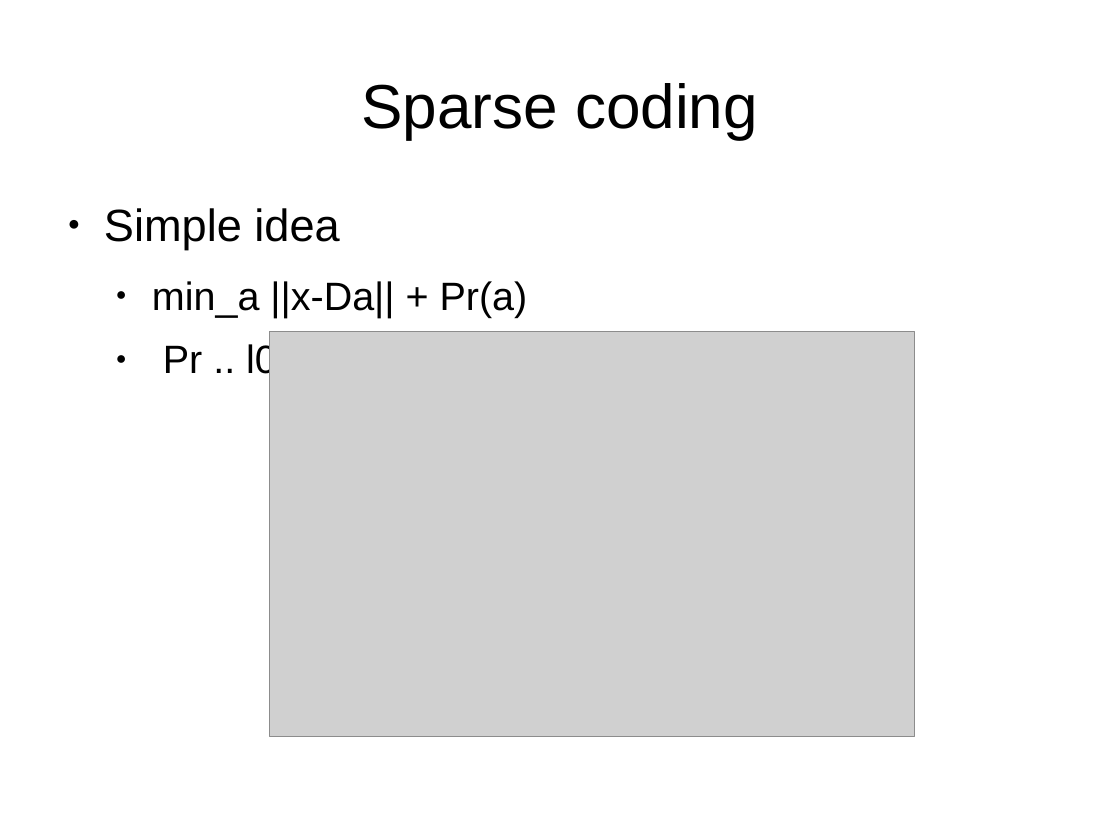
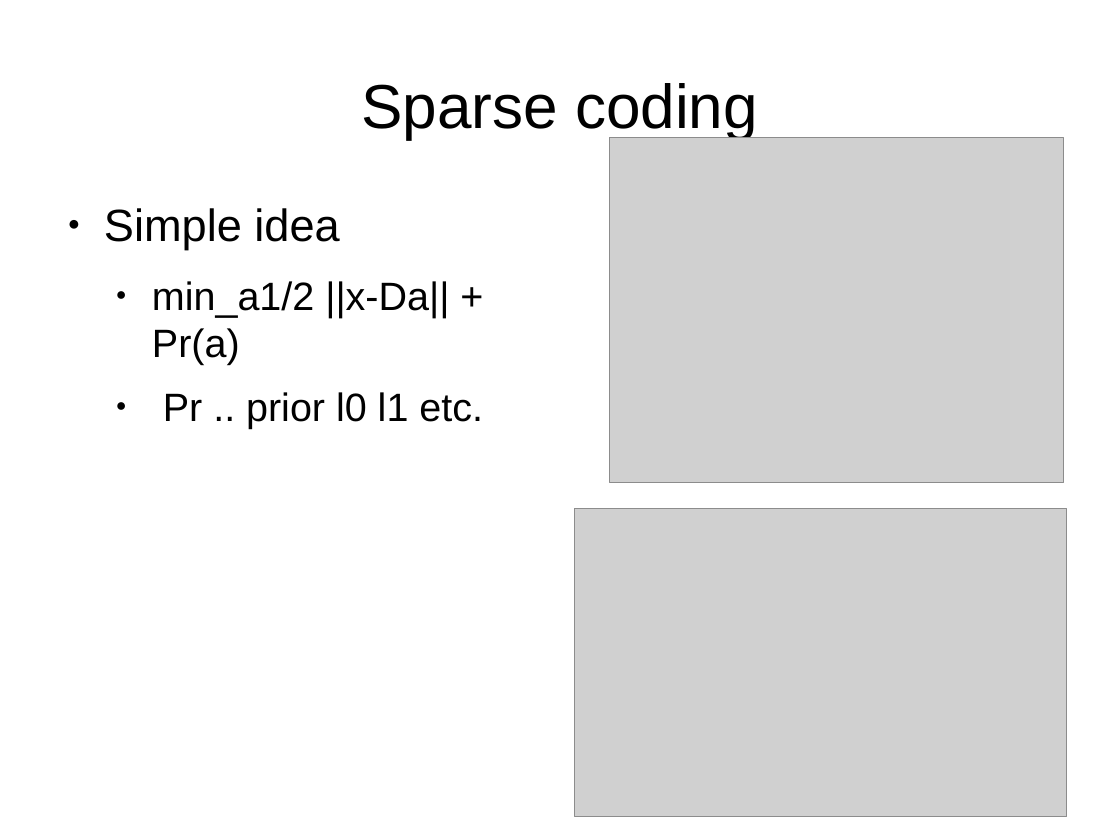
Before and after one commit to Sebu/sprs, a slide deck: slide 7 of progress_report/progress_report.odp. Drawn at 1120x840 pixels with LibreOffice and Linux fonts; fonts in the diff are those of the drawing; grey boxes stand for pictures. Boxes give left, top, right and bottom in pixels: in the first picture for what was removed or moved away, otherwise in the second. Text is boxed around its words. In the diff, an @@ line names an element or a change of style, - is before the commit and + after.

```diff
--- a/progress_report/progress_report.odp
+++ b/progress_report/progress_report.odp
@@ picture added at [610,138,1064,483] @@
@@ text at [152,281,483,428]: text changed @@
-  ● min_a ||x-Da|| + Pr(a)
-  ● Pr .. l0 l1 etc.
+  ● min_a1/2 ||x-Da|| + Pr(a)
+  ● Pr .. prior l0 l1 etc.
@@ picture: place and size @@
-picture at [269,331,915,737]
+picture at [575,508,1067,817]
```
Also in this commit, not shown: 5 other slides changed, 1 slide added.
